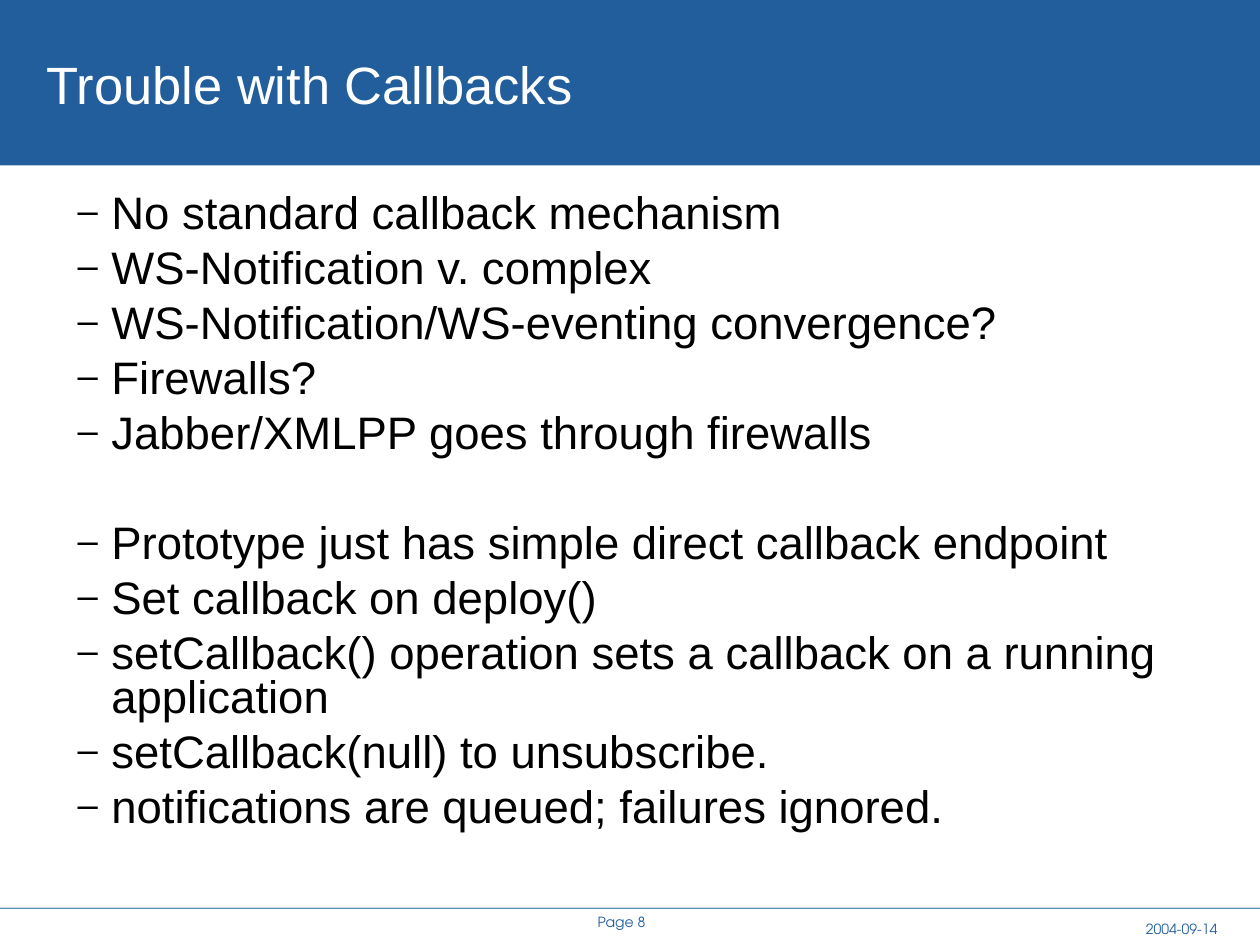
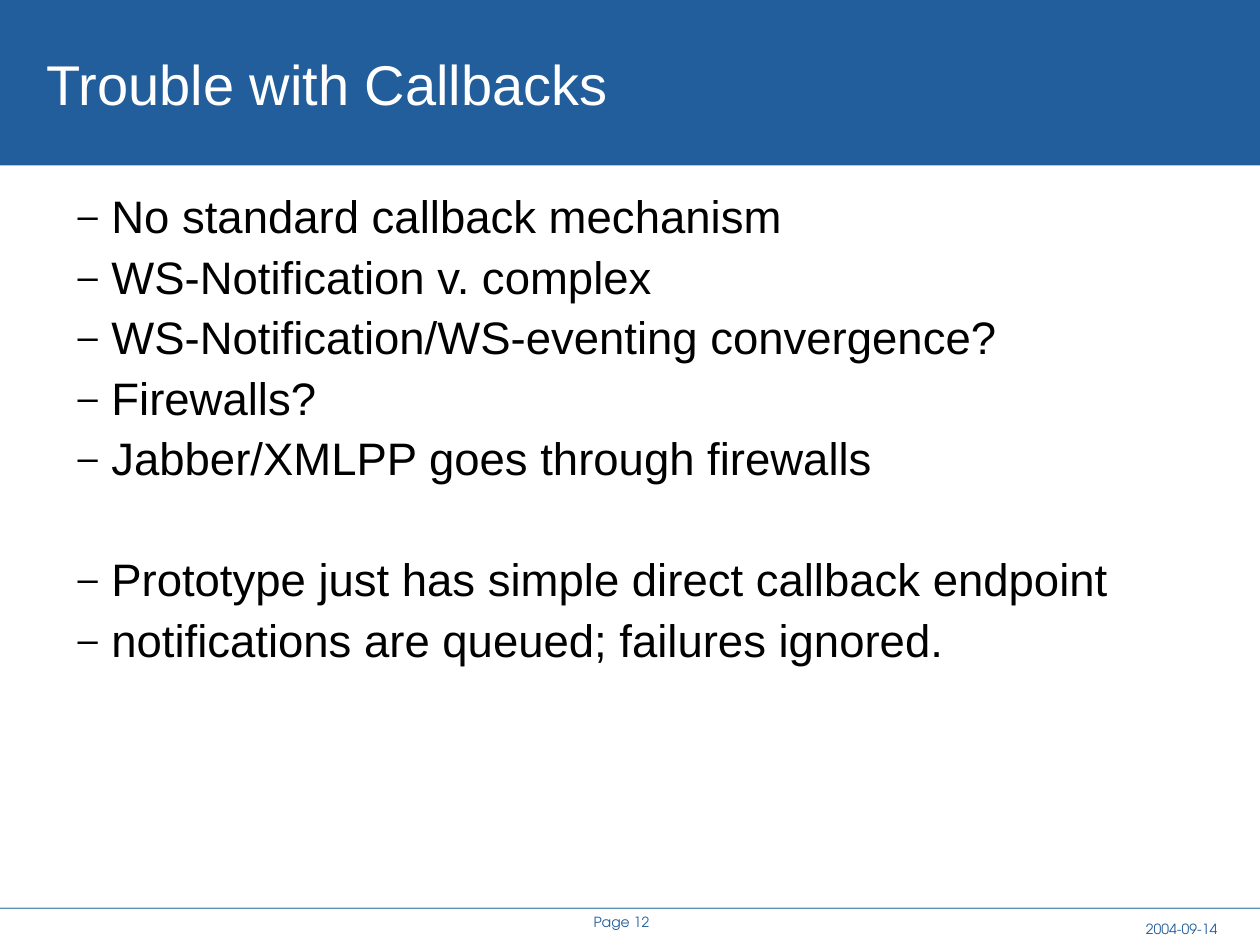
Before and after one commit to rhusar/smartfrog, a slide deck: slide 12 of core/components/cddlm/doc/A Service API for deployment.ppt (slide 8 before the commit). Drawn at 1260x945 pixels with LibreOffice and Linux fonts; fonts in the diff are those of the drawing; background and template pictures are left out. Boxes give left, top, right and bottom in pixels: in the first picture for what was removed or moved away, otherwise in the second. Text is boxed around its words. In the diff, an @@ line names an element or a change of style, - is before the commit and + after.

Commit message:
Pre demo edition; callbacks are now *working*

```diff
--- a/core/components/cddlm/doc/A Service API for deployment.ppt
+++ b/core/components/cddlm/doc/A Service API for deployment.ppt
@@ title "Trouble with Callbacks" at (x1=47, y1=64, x2=608, y2=106): size 30 to 32 pt @@
@@ text "No standard callback mechanism" at (x1=111, y1=200, x2=1107, y2=666): line spacing 0.8 to 0.9 @@
@@ text at (x1=111, y1=581, x2=1156, y2=777): paragraphs removed @@
-  – Set callback on deploy()
-  – setCallback() operation sets a callback on a running application
-  – setCallback(null) to unsubscribe.
@@ page number at (x1=594, y1=916, x2=650, y2=930): text changed @@
-Page 8
+Page 12
```
Also in this commit, not shown: 9 other slides changed, 8 slides added, 19 other files.
